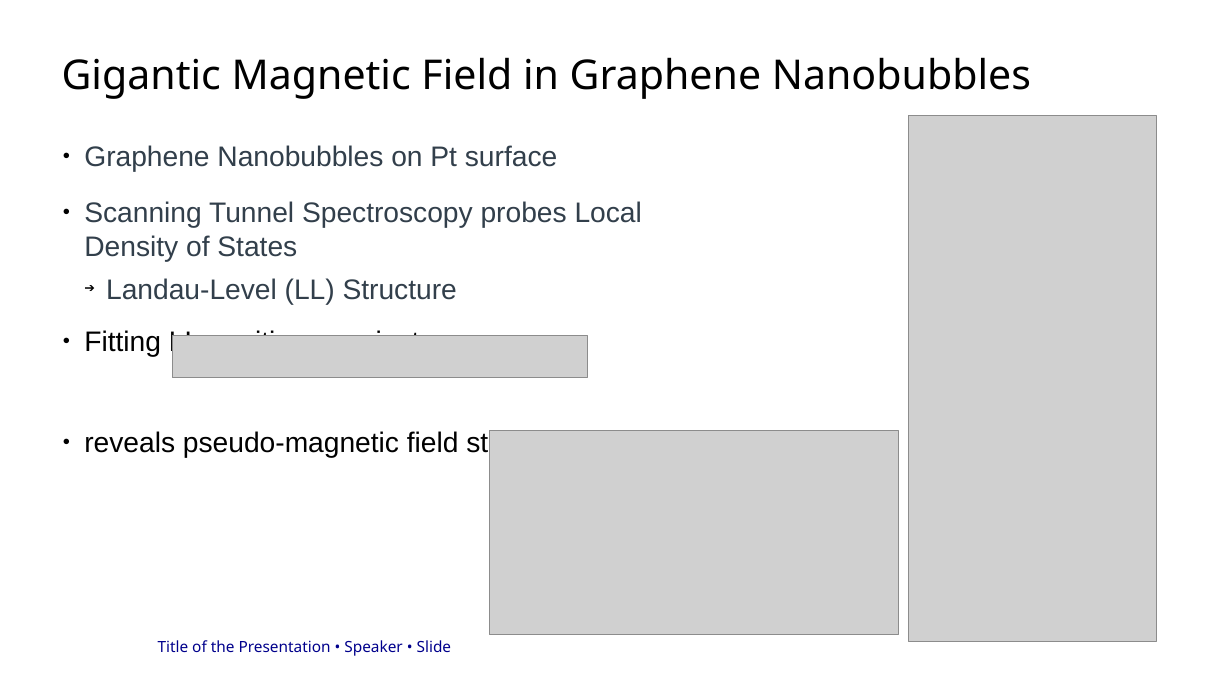
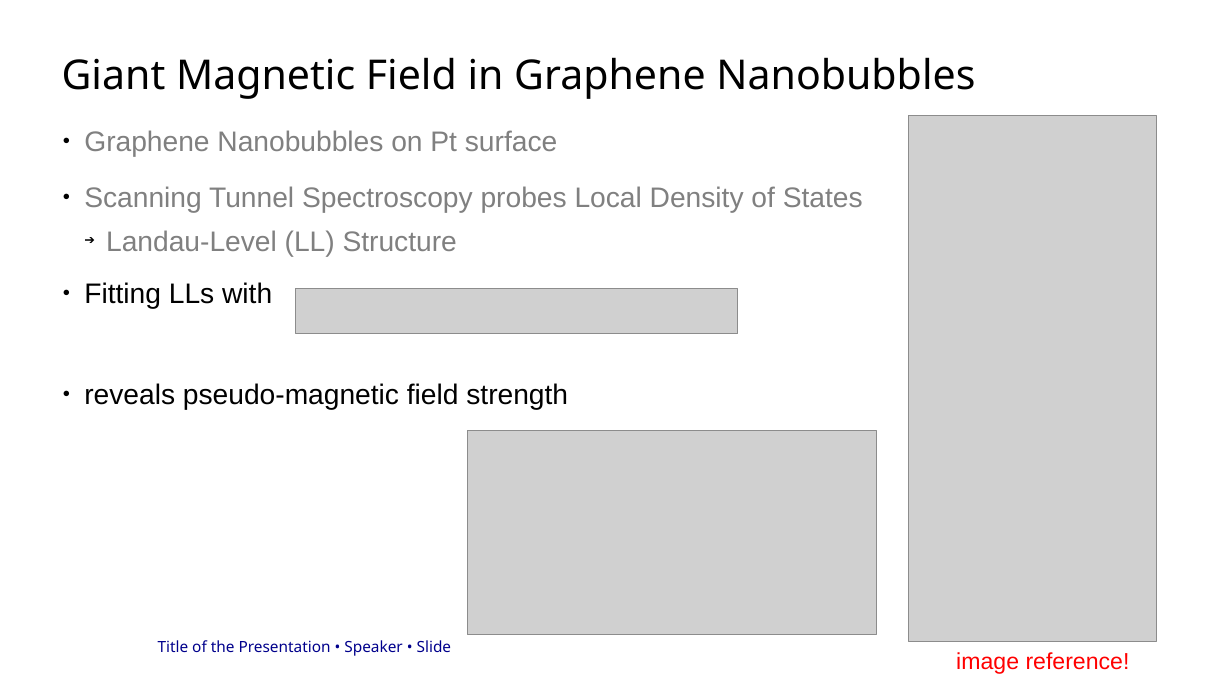
Before and after one commit to ElSickleRick/MP_wiki, a slide deck: slide 6 of WARB_presentation/präsi.odp. Drawn at 1232x693 pixels with LibreOffice and Linux fonts; fonts in the diff are those of the drawing; grey boxes stand for pictures; background and template pictures are left out. Boxes give left, top, right and bottom in pixels: in the first picture for what was removed or moved away, otherwise in the second. Text is boxed around its words. In the diff, an @@ line names an element or a change of style, - is before the commit and + after.

```diff
--- a/WARB_presentation/präsi.odp
+++ b/WARB_presentation/präsi.odp
@@ title at (62, 57, 975, 99): text changed @@
-Gigantic Magnetic Field in Graphene Nanobubbles
+Giant Magnetic Field in Graphene Nanobubbles
@@ text "Graphene Nanobubbles on Pt surface": place and size @@
-text "Graphene Nanobubbles on Pt surface" at (84, 145, 642, 458)
+text "Graphene Nanobubbles on Pt surface" at (84, 130, 863, 410)
@@ text at (84, 130, 863, 256): text colour #323F4B to #808080 in "Graphene Nanobubbles on Pt surface", "Scanning Tunnel Spectroscopy probes Local Density of ...", "Landau-Level (LL) Structure" @@
@@ text at (84, 282, 272, 309): text changed @@
-● Fitting LL-positions against
+● Fitting LLs with
@@ picture: place and size @@
-picture at (172, 335, 587, 378)
+picture at (296, 288, 738, 334)
@@ picture: place and size @@
-picture at (489, 431, 898, 635)
+picture at (468, 431, 877, 635)
@@ text added at (956, 652, 1130, 674), 18 pt, text #FF0000 @@
+image reference!
```
Also in this commit, not shown: 3 other slides changed, 5 slides added, 1 slide removed.
